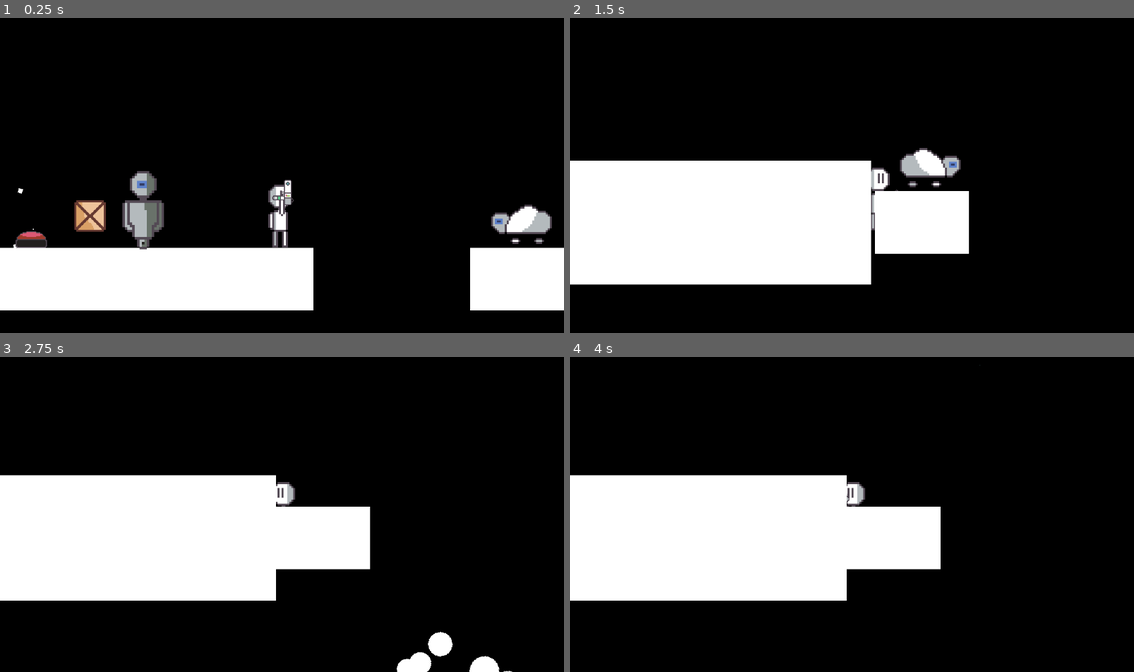
Above: before the commit, frames 1-4 (two rows, left to right).
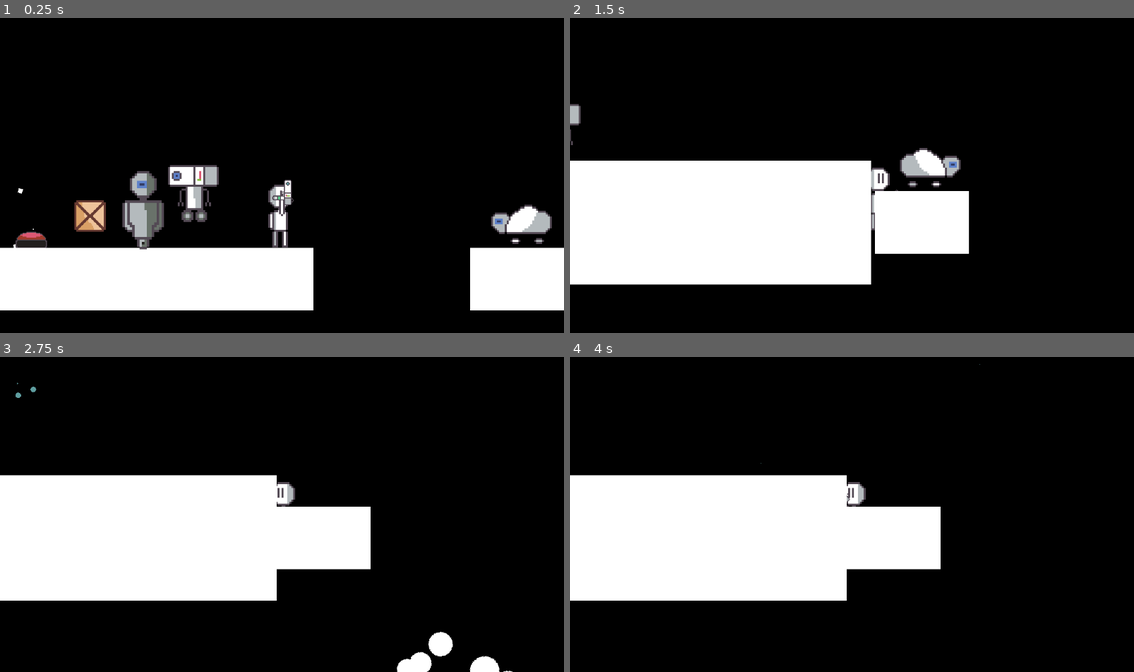
Above: after the commit, the same moments.

Repository: ShellShift/scaleshot
Game: Godot game, scene res://scenes/sandbox.tscn
Two runs of this game, one before a commit and one after it. Both use one fixed random seed, a clock stepped at 60 frames per second and the inputs below.
Inputs (mouse positions are in pixels of both pictures, inside the frame that each line leads up to):
- Up to frame 1 (0.25 s): no input
- Up to frame 2 (1.5 s): move the mouse to (823, 238) at 0.52 s; press the mouse at (823, 238) at 0.53 s; hold D (right) from 0.53 s (still down); tap Space (jump) at 0.77 s; move the mouse to (1021, 222) at 1.27 s; release the mouse at (1021, 222) at 1.28 s; right-click (1021, 222) at 1.35 s
- Up to frame 3 (2.75 s): tap Space (jump) at 1.52 s; move the mouse to (112, 467) at 2.02 s; release D (right) at 2.03 s; press the mouse at (112, 467) at 2.03 s; hold A (left) from 2.03 s (still down)
- Up to frame 4 (4 s): keep holding A (left); move the mouse to (880, 514) at 2.77 s; release the mouse at (880, 514) at 2.78 s; right-click (880, 514) at 2.85 s; tap Space (jump) at 3.02, 3.77 s; move the mouse to (767, 432) at 3.52 s; press the mouse at (767, 432) at 3.53 s

The runs differ from the first frame. In frame 1, 1.1% of the frame differs, in the area x 2-39%, y 46-73%; in frame 2, 0.1%; in frame 3, 0.1%; in frame 4, less than 0.1%.

Commit message:
Scaler Bot and buttons can now require scaled boxes

Diff:
--- a/prefabs/box.tscn
+++ b/prefabs/box.tscn
@@ -20,3 +20,5 @@
 
 [node name="Scalable" parent="." instance=ExtResource("2_cy3a5")]
 multiplier = 1.5
+
+[connection signal="scaled" from="Scalable" to="." method="_on_scaled"]
--- a/prefabs/button.tscn
+++ b/prefabs/button.tscn
@@ -3,33 +3,35 @@
 [ext_resource type="Script" path="res://scripts/button.gd" id="1_0mbk5"]
 [ext_resource type="Texture2D" uid="uid://c5qc7iq6ir5am" path="res://graphics/sprites/button.png" id="2_ks3ap"]
 
-[sub_resource type="RectangleShape2D" id="RectangleShape2D_077kw"]
+[sub_resource type="RectangleShape2D" id="RectangleShape2D_jiux4"]
 size = Vector2(30, 9)
 
-[sub_resource type="RectangleShape2D" id="RectangleShape2D_tkc8d"]
+[sub_resource type="RectangleShape2D" id="RectangleShape2D_v6trc"]
 size = Vector2(32, 8)
 
-[node name="Button" type="Area2D"]
+[node name="Button" type="RigidBody2D"]
+collision_layer = 0
+collision_mask = 16
+script = ExtResource("1_0mbk5")
+
+[node name="Sprite" type="Sprite2D" parent="."]
+scale = Vector2(0.5, 0.5)
+texture = ExtResource("2_ks3ap")
+hframes = 2
+
+[node name="Press" type="Area2D" parent="."]
 scale = Vector2(0.5, 0.5)
 collision_layer = 0
 collision_mask = 3
-script = ExtResource("1_0mbk5")
 
-[node name="Sprite" type="Sprite2D" parent="."]
-texture = ExtResource("2_ks3ap")
-hframes = 2
+[node name="CollisionShape" type="CollisionShape2D" parent="Press"]
+position = Vector2(0, 3.5)
+shape = SubResource("RectangleShape2D_jiux4")
 
 [node name="CollisionShape" type="CollisionShape2D" parent="."]
-position = Vector2(0, 3.5)
-shape = SubResource("RectangleShape2D_077kw")
+position = Vector2(0, 6)
+scale = Vector2(0.5, 0.5)
+shape = SubResource("RectangleShape2D_v6trc")
 
-[node name="StaticBody" type="StaticBody2D" parent="."]
-collision_layer = 0
-collision_mask = 3
-
-[node name="CollisionShape" type="CollisionShape2D" parent="StaticBody"]
-position = Vector2(0, 12)
-shape = SubResource("RectangleShape2D_tkc8d")
-
-[connection signal="body_entered" from="." to="." method="_on_body_entered"]
-[connection signal="body_exited" from="." to="." method="_on_body_exited"]
+[connection signal="body_entered" from="Press" to="." method="_on_body_entered"]
+[connection signal="body_exited" from="Press" to="." method="_on_body_exited"]
--- /dev/null
+++ b/prefabs/scaler_bot.tscn
@@ -0,0 +1,38 @@
+[gd_scene load_steps=8 format=3 uid="uid://d37odq7pt4d7j"]
+
+[ext_resource type="PackedScene" uid="uid://ckcvi56od42ev" path="res://prefabs/enemy.tscn" id="1_nj7ey"]
+[ext_resource type="Texture2D" uid="uid://bfb0x5ow0ym5f" path="res://graphics/sprites/scalerbot.png" id="2_3ljg6"]
+[ext_resource type="Script" path="res://scripts/scaler_bot.gd" id="2_l2c54"]
+[ext_resource type="PackedScene" uid="uid://lra0cua3vyi2" path="res://prefabs/scaler_bullet.tscn" id="3_74h2i"]
+
+[sub_resource type="RectangleShape2D" id="RectangleShape2D_x4g2c"]
+size = Vector2(13, 28)
+
+[sub_resource type="RectangleShape2D" id="RectangleShape2D_bbrou"]
+size = Vector2(26, 1)
+
+[sub_resource type="RectangleShape2D" id="RectangleShape2D_v4uik"]
+size = Vector2(26, 28)
+
+[node name="ScalerBot" instance=ExtResource("1_nj7ey")]
+script = ExtResource("2_l2c54")
+bullet_prefab = ExtResource("3_74h2i")
+fire_rate = 2.5
+
+[node name="Sprite" parent="." index="0"]
+texture = ExtResource("2_3ljg6")
+
+[node name="CollisionShape" parent="." index="1"]
+position = Vector2(-0.5, 2)
+shape = SubResource("RectangleShape2D_x4g2c")
+
+[node name="CollisionShape" parent="Head" index="0"]
+position = Vector2(0, -12.5)
+shape = SubResource("RectangleShape2D_bbrou")
+
+[node name="CollisionShape" parent="Body" index="0"]
+position = Vector2(0, 2)
+shape = SubResource("RectangleShape2D_v4uik")
+
+[node name="FirePoint" type="Marker2D" parent="." index="5"]
+position = Vector2(8, -8)
--- a/scenes/sandbox.tscn
+++ b/scenes/sandbox.tscn
@@ -8,6 +8,7 @@
 [ext_resource type="PackedScene" uid="uid://ca8e35evhwyrf" path="res://prefabs/cloud.tscn" id="6_dtw5y"]
 [ext_resource type="PackedScene" uid="uid://chgas1ig1icyb" path="res://prefabs/box.tscn" id="7_eqdqp"]
 [ext_resource type="PackedScene" uid="uid://cprewi4l3gpuq" path="res://prefabs/button.tscn" id="8_rj26c"]
+[ext_resource type="PackedScene" uid="uid://d37odq7pt4d7j" path="res://prefabs/scaler_bot.tscn" id="9_ucacn"]
 
 [sub_resource type="RectangleShape2D" id="RectangleShape2D_ssp7k"]
 size = Vector2(32, 32)
@@ -26,10 +27,13 @@
 position = Vector2(-128, 41)
 target = NodePath("../Floor2")
 inverted = true
+require_scale = true
 
 [node name="Floor" type="StaticBody2D" parent="."]
 position = Vector2(-64, 65)
 scale = Vector2(5, 1)
+collision_layer = 17
+collision_mask = 0
 
 [node name="Sprite" type="Sprite2D" parent="Floor"]
 texture = ExtResource("2_2aclb")
@@ -42,6 +46,8 @@
 [node name="Floor2" type="StaticBody2D" parent="."]
 position = Vector2(120, 65)
 scale = Vector2(1.5, 1)
+collision_layer = 17
+collision_mask = 0
 
 [node name="Sprite" type="Sprite2D" parent="Floor2"]
 texture = ExtResource("2_2aclb")
@@ -59,3 +65,6 @@
 
 [node name="Box" parent="." instance=ExtResource("7_eqdqp")]
 position = Vector2(-98, 0)
+
+[node name="ScalerBot" parent="." instance=ExtResource("9_ucacn")]
+position = Vector2(-31, -13)
--- a/scripts/box.gd
+++ b/scripts/box.gd
@@ -1,6 +1,7 @@
 class_name Box extends CharacterBody2D
 
 @export var friction: float
+var state: int
 
 const gravity = 980
 func _physics_process(delta):
@@ -8,3 +9,6 @@
 		velocity.y += gravity * delta
 	velocity.x = move_toward(velocity.x, 0, friction * delta)
 	move_and_slide()
+
+func _on_scaled(decrease):
+	state = -1 if decrease else 1
--- a/scripts/button.gd
+++ b/scripts/button.gd
@@ -1,8 +1,9 @@
-extends Area2D
+extends RigidBody2D
 
 @export var target: Node2D
+@export var toggle: bool
 @export var inverted: bool
-@export var toggle: bool
+@export var require_scale: bool
 var is_enabled: bool
 var collider: CollisionShape2D
 
@@ -16,16 +17,25 @@
 	if inverted: enabled = !enabled
 	target.visible = enabled
 	collider.set_deferred("disabled", !enabled)
+	if inverted: enabled = !enabled
 	is_enabled = enabled
-	if !inverted:
-		$Sprite.frame = 1 if is_enabled else 0
-	else:
-		$Sprite.frame = 0 if is_enabled else 1
+	$Sprite.frame = 1 if is_enabled else 0
 	Particles.spawn_particle("jump", self)
 	Camera.shake()
 
+func toggle_active():
+	if !toggle: return set_active(true)
+	is_enabled = !is_enabled
+	set_active(is_enabled)
+
 func _on_body_entered(body):
-	if body is Box or body is Player: set_active(true)
+	if body is Player: return toggle_active()
+	elif body is Box:
+		if !require_scale: return toggle_active()
+		if require_scale and body.state == 1:
+			toggle_active()
 
 func _on_body_exited(body):
-	if body is Box or body is Player: set_active(false)
+	if toggle: return
+	if body is Box or body is Player:
+		set_active(false)
--- /dev/null
+++ b/scripts/scaler_bot.gd
@@ -0,0 +1,24 @@
+extends Enemy
+
+@export var bullet_prefab: PackedScene
+@export var fire_rate: float
+var fire_timer: float
+var decrease: bool
+
+func _process(delta):
+	fire_timer += delta
+	if fire_timer >= fire_rate:
+		var bullet = bullet_prefab.instantiate()
+		bullet.scale = global_scale
+		bullet.position = $FirePoint.global_position
+		bullet.decrease = decrease
+		bullet.fire($FirePoint.global_rotation)
+		add_sibling(bullet)
+		fire_timer = 0
+		decrease = !decrease
+	if target < position.x:
+		$FirePoint.position.x = -8
+		$FirePoint.rotation = PI
+	else:
+		$FirePoint.position.x = 8
+		$FirePoint.rotation = 0
Binary file added: graphics/aseprites/scalerbot.ase
Binary file added: graphics/sprites/scalerbot.png
Not shown, added: graphics/sprites/scalerbot.png.import
Not shown: 1 places in scenes/sandbox.tscn that only renumber resources
